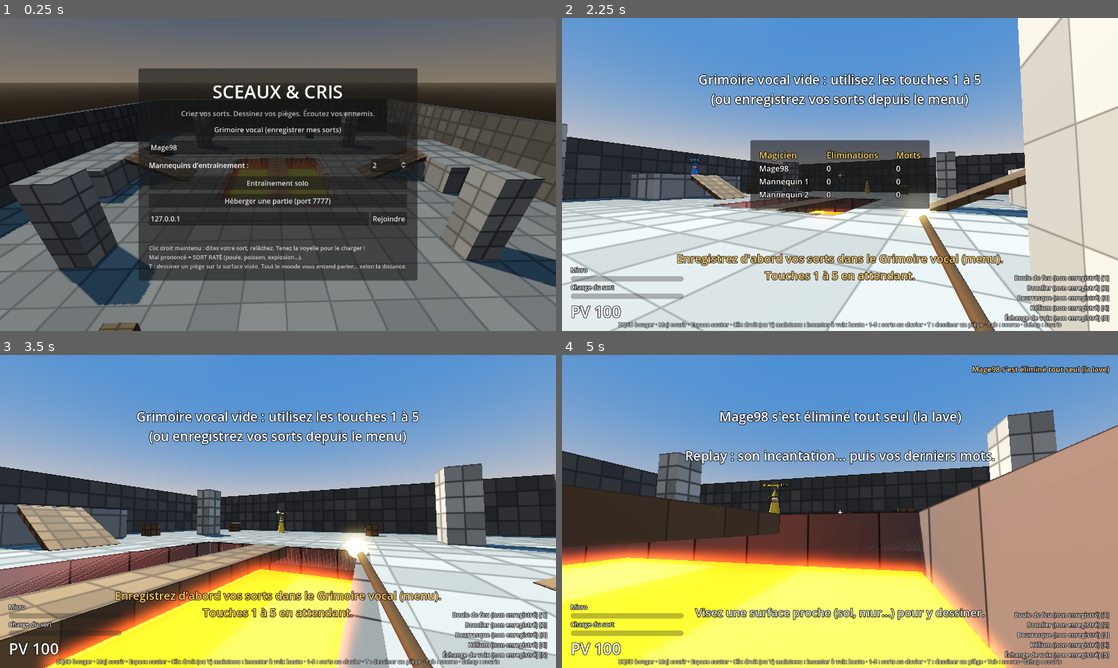
Above: before the commit, frames 1-4 (two rows, left to right).
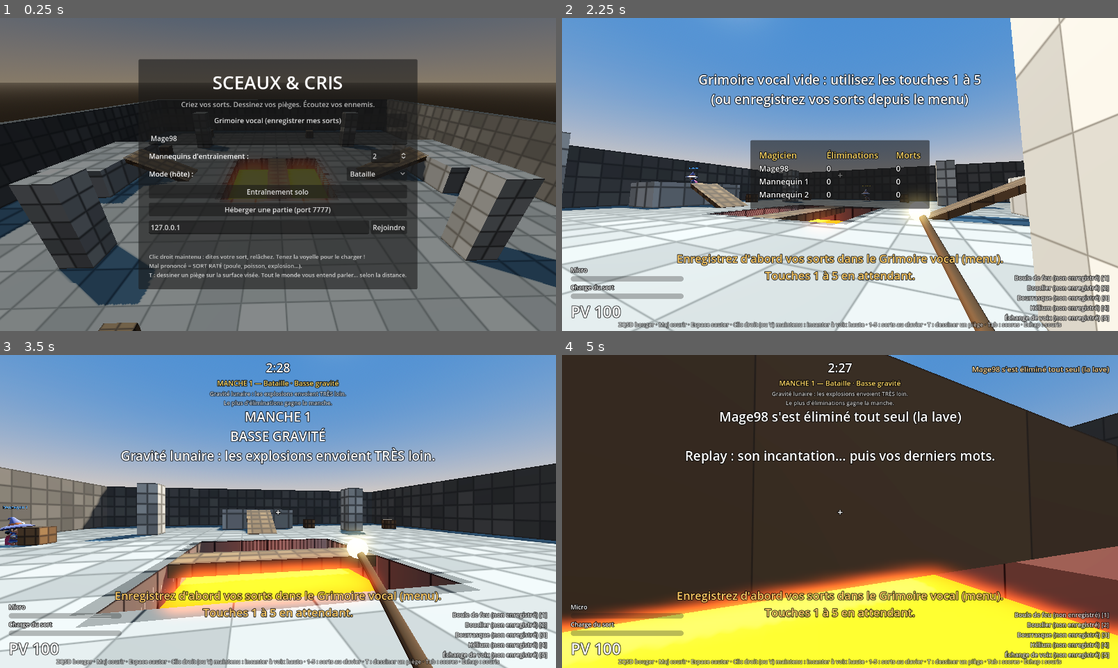
Above: after the commit, the same moments.

Repository: Aikow121/sceaux-et-cris
Game: Godot game, scene res://scenes/main.tscn
Same seed, same stepped clock (60 frames per second), same inputs: the game is played once before the commit and once after it.
Inputs (mouse positions are in pixels of both pictures, inside the frame that each line leads up to):
- Up to frame 1 (0.25 s): no input
- Up to frame 2 (2.25 s): click (940, 174) at 0.5 s, where only the run after the commit has a clickable "Bataille"; click "Entraînement solo" at 1.25 s; move the mouse to (867, 174) at 2.02 s; hold W (move_forward) from 2.03 s (still down); hold Tab (scoreboard) from 2.03 s (still down); tap V (incant) at 2.1 s; click (867, 174) at 2.17 s
- Up to frame 3 (3.5 s): keep holding W (move_forward); tap Space (jump) at 2.27, 3.02 s; move the mouse to (250, 511) at 2.77 s; release Tab (scoreboard) at 2.78 s; tap Tab (scoreboard) at 2.85 s; tap V (incant) at 3.05 s
- Up to frame 4 (5 s): keep holding W (move_forward); move the mouse to (851, 505) at 3.52 s; hold Tab (scoreboard) 3.53-4.28 s; tap T (draw_trap) at 3.6 s; move the mouse to (834, 517) at 4.27 s; tap V (incant) at 4.35 s; click (834, 517) at 4.42 s; tap Space (jump) at 4.52 s

The runs differ from the first frame. In frame 1, 9.9% of the frame differs, in the area x 24-76%, y 13-87%; in frame 2, 16%; in frame 3, 45%; in frame 4, 76%, in the area x 0-100%, y 0-100%.

Commit message:
Mage animé KayKit (CC0), manches à règles loufoques, mode Roi du silence
- Modèle KayKit Adventurers (Mage) teinté par joueur, animations
  (course, saut, incantation, lancer, coup reçu, mort, victoire)
- Manches de 2 min 30 avec règle tirée au sort : Chuchotements, Opéra,
  Grimoire maudit, Basse gravité, Poulailler
- Mode Roi du silence : couronne sur le pont, points par seconde,
  perdue si on parle, lance un sort ou meurt
- Minuteur, bannière de règle et scores de fin de manche

Co-Authored-By: Claude Opus 5.5 <noreply@anthropic.com>
Claude-Session: https://claude.ai/code/session_012MQT2eeXsmiABPAaqaVHRa

Diff:
--- a/scripts/hud.gd
+++ b/scripts/hud.gd
@@ -23,6 +23,12 @@
 var _score: PanelContainer
 var _score_grid: GridContainer
 var _flash: ColorRect
+var _round_title: Label
+var _round_desc: Label
+var _timer: Label
+var _crown_banner: Label
+var _force_scores := 0.0
+var _mode := "bataille"
 
 
 func _ready() -> void:
@@ -101,6 +107,27 @@
 	help.grow_horizontal = Control.GROW_DIRECTION_BOTH
 	help.grow_vertical = Control.GROW_DIRECTION_BEGIN
 
+	var top := VBoxContainer.new()
+	_root.add_child(top)
+	top.set_anchors_and_offsets_preset(Control.PRESET_CENTER_TOP, Control.PRESET_MODE_MINSIZE, 10)
+	top.grow_horizontal = Control.GROW_DIRECTION_BOTH
+	_timer = _label(28)
+	_timer.horizontal_alignment = HORIZONTAL_ALIGNMENT_CENTER
+	top.add_child(_timer)
+	_round_title = _label(16)
+	_round_title.horizontal_alignment = HORIZONTAL_ALIGNMENT_CENTER
+	_round_title.modulate = Color(1, 0.85, 0.4)
+	top.add_child(_round_title)
+	_round_desc = _label(13)
+	_round_desc.horizontal_alignment = HORIZONTAL_ALIGNMENT_CENTER
+	_round_desc.modulate = Color(1, 1, 1, 0.75)
+	top.add_child(_round_desc)
+	_crown_banner = _label(22)
+	_crown_banner.horizontal_alignment = HORIZONTAL_ALIGNMENT_CENTER
+	_crown_banner.modulate = Color(1, 0.85, 0.2)
+	_crown_banner.text = "VOUS PORTEZ LA COURONNE — SILENCE !"
+	top.add_child(_crown_banner)
+
 	_feed = VBoxContainer.new()
 	_feed.custom_minimum_size = Vector2(420, 0)
 	_root.add_child(_feed)
@@ -152,7 +179,12 @@
 	if _center_t <= 0.0:
 		_center.text = ""
 	_pause.visible = Input.mouse_mode != Input.MOUSE_MODE_CAPTURED and not get_parent().draw_ui.is_open()
-	_score.visible = Input.is_action_pressed("scoreboard")
+	_force_scores -= delta
+	_score.visible = Input.is_action_pressed("scoreboard") or _force_scores > 0.0
+	var m: Node = get_parent()
+	var tl: float = m.round_left
+	_timer.text = "%d:%02d" % [int(tl) / 60, int(tl) % 60] if m.round_num > 0 else ""
+	_crown_banner.visible = is_instance_valid(player) and m.crown_holder == String(player.name) and m.mode == "roi"
 	_mic.value = get_parent().voice.level
 	if not is_instance_valid(player):
 		return
@@ -205,18 +237,38 @@
 	get_tree().create_timer(7.0).timeout.connect(l.queue_free)
 
 
-func update_scores(stats: Dictionary) -> void:
+func set_round(title: String, desc: String) -> void:
+	_round_title.text = title
+	_round_desc.text = desc
+
+
+func show_scores_for(t: float) -> void:
+	_force_scores = t
+
+
+func update_scores(stats: Dictionary, mode := "bataille") -> void:
+	_mode = mode
+	_score_grid.columns = 4 if mode == "roi" else 3
 	for c in _score_grid.get_children():
 		c.queue_free()
-	for h in ["Magicien", "Éliminations", "Morts"]:
+	var headers := ["Magicien", "Éliminations", "Morts"]
+	if mode == "roi":
+		headers.append("Points couronne")
+	for h in headers:
 		var l := _label(20)
 		l.text = h
 		l.modulate = Color(1, 0.85, 0.4)
 		_score_grid.add_child(l)
 	var rows := stats.values()
-	rows.sort_custom(func(a, b): return a.kills > b.kills)
+	if mode == "roi":
+		rows.sort_custom(func(a, b): return a.get("points", 0.0) > b.get("points", 0.0))
+	else:
+		rows.sort_custom(func(a, b): return a.kills > b.kills)
 	for s in rows:
-		for v in [s.name, str(s.kills), str(s.deaths)]:
+		var vals := [s.name, str(s.kills), str(s.deaths)]
+		if mode == "roi":
+			vals.append(str(int(s.get("points", 0.0))))
+		for v in vals:
 			var l := _label(18)
 			l.text = v
 			_score_grid.add_child(l)
--- a/scripts/main.gd
+++ b/scripts/main.gd
@@ -8,6 +8,9 @@
 const MAX_CLIENTS := 8
 const RESPAWN_DELAY := 6.0
 const MAX_TRAPS := 3
+const ROUND_TIME := 150.0
+const INTERMISSION := 8.0
+const CROWN_HOME := Vector3(0, 0.45, 0)     # au milieu du pont, au-dessus de la lave !
 const PALETTE := [Color("#d64545"), Color("#3f7fd6"), Color("#e0b030"), Color("#4caf50"),
 	Color("#9c5bd6"), Color("#e07a30"), Color("#d6488f"), Color("#30b8b0")]
 
@@ -25,6 +28,14 @@
 var traps := {}             # id -> Trap
 var last_clip := {}         # magicien -> dernière incantation (16 kHz)
 var in_game := false
+var mode := "bataille"           # bataille | roi
+var rule := "normal"             # règle loufoque de la manche
+var rule_map := {}               # Grimoire maudit : sort prononcé -> sort lancé
+var round_num := 0
+var round_left := 0.0
+var intermission := false
+var crown_holder := ""
+var crown_pos := CROWN_HOME
 
 var _last_attacker := {}    # victime -> [attaquant, heure]
 var _next_id := 1
@@ -40,6 +51,10 @@
 var _buttons: Array = []
 var _menu_cam: Camera3D
 var _orbit := 0.0
+var _mode_opt: OptionButton
+var _crown: Node3D
+var _crown_cd := {}              # magicien -> temps avant de pouvoir reprendre la couronne
+var _stats_sync_t := 0.0
 
 
 func _ready() -> void:
@@ -74,6 +89,7 @@
 	add_child(_menu_cam)
 	_menu_cam.current = true
 	_build_menu()
+	_build_crown()
 	multiplayer.peer_disconnected.connect(_on_peer_disconnected)
 	multiplayer.connected_to_server.connect(_on_connected)
 	multiplayer.connection_failed.connect(_on_connection_failed)
@@ -215,6 +231,17 @@
 	jr.add_child(join)
 	vb.add_child(jr)
 	_buttons = [solo, host, join]
+	var mrow := HBoxContainer.new()
+	var mlabel := Label.new()
+	mlabel.text = "Mode (hôte) :"
+	mlabel.size_flags_horizontal = Control.SIZE_EXPAND_FILL
+	mrow.add_child(mlabel)
+	_mode_opt = OptionButton.new()
+	for k in Spells.MODES:
+		_mode_opt.add_item(Spells.MODES[k][0])
+	mrow.add_child(_mode_opt)
+	vb.add_child(mrow)
+	vb.move_child(mrow, vb.get_child_count() - 4)
 	_status = Label.new()
 	_status.modulate = Color(1, 0.8, 0.4)
 	_status.horizontal_alignment = HORIZONTAL_ALIGNMENT_CENTER
@@ -261,11 +288,13 @@
 
 
 func _start_server() -> void:
+	mode = Spells.MODES.keys()[_mode_opt.selected]
 	_enter_game()
 	_server_add("1", _pname(), false, 1)
 	for i in int(_bots_spin.value):
 		_bot_count += 1
 		_server_add("bot_%d" % _bot_count, "Mannequin %d" % _bot_count, true, 1)
+	get_tree().create_timer(1.0).timeout.connect(_server_round_start)
 
 
 func _enter_game() -> void:
@@ -312,6 +341,8 @@
 
 func _process(delta: float) -> void:
 	_capture_grace = maxf(0.0, _capture_grace - delta)
+	round_left = maxf(0.0, round_left - delta)
+	_update_crown_visual(delta)
 	if not in_game:
 		_orbit += delta * 0.1
 		_menu_cam.position = Vector3(cos(_orbit) * 20.0, 9.0, sin(_orbit) * 20.0)
@@ -321,6 +352,7 @@
 func _physics_process(_delta: float) -> void:
 	if not in_game or not multiplayer.is_server():
 		return
+	_server_round_tick(_delta)
 	var now := Time.get_ticks_msec() / 1000.0
 	for n in players.keys():
 		var p: Wizard = players.get(n)
@@ -391,7 +423,10 @@
 				p.global_position, p.rotation.y, p.hp, p.alive)
 	var sp := _pick_spawn()
 	spawn_player.rpc(node_name, display, is_bot, col, authority, sp, _yaw_to_center(sp), 100, true)
-	stats[node_name] = {"name": display, "kills": 0, "deaths": 0}
+	if authority != 1 and round_num > 0:
+		round_started.rpc_id(authority, round_num, mode, rule, rule_map, round_left)
+		crown_update.rpc_id(authority, crown_holder, crown_pos)
+	stats[node_name] = {"name": display, "kills": 0, "deaths": 0, "points": 0.0}
 	sync_stats.rpc(stats)
 
 
@@ -447,13 +482,14 @@
 @rpc("authority", "call_local", "reliable")
 func sync_stats(s: Dictionary) -> void:
 	stats = s
-	hud.update_scores(stats)
+	hud.update_scores(stats, mode)
 
 
 # ================================================================== Voix
 
 ## Appelé par VoiceSystem à la réception d'un paquet de voix.
 func route_voice(sender: String, samples: PackedFloat32Array) -> void:
+	server_on_speaking(sender)
 	var p: Wizard = players.get(sender)
 	if p == null:
 		return
@@ -494,6 +530,8 @@
 		return
 	power = clampf(power, 0.5, 3.0)
 	dir = dir.normalized()
+	if caster == crown_holder:
+		_server_drop_crown("%s a lancé un sort et perd la couronne !" % p.display_name)
 	if origin.distance_to(p.global_position) > 3.0:
 		origin = p.head.global_position
 	var kind := spell
@@ -522,6 +560,9 @@
 func cast_fx(caster: String, kind: String, power: float, origin: Vector3, dir: Vector3, pid: int, data: PackedByteArray) -> void:
 	if not data.is_empty():
 		last_clip[caster] = VoiceSystem.decode(data)
+	var cp: Wizard = players.get(caster)
+	if cp != null and kind != "misfire":
+		cp.play_action("Spellcast_Shoot", 0.6)
 	if pid > 0:
 		var pr := Projectile.new()
 		pr.main = self
@@ -609,6 +650,8 @@
 	var p: Wizard = players.get(victim)
 	if p == null or not p.alive:
 		return
+	if victim == crown_holder:
+		_server_drop_crown("%s perd la couronne !" % p.display_name)
 	if stats.has(victim):
 		stats[victim].deaths += 1
 	if killer != victim and stats.has(killer):
@@ -629,6 +672,8 @@
 		return
 	if hp < p.hp and p.is_local():
 		hud.flash()
+	if hp < p.hp and hp > 0:
+		p.play_action("Hit_A", 0.4)
 	p.hp = hp
 
 
@@ -636,7 +681,7 @@
 func knockback(n: String, v: Vector3) -> void:
 	var p: Wizard = players.get(n)
 	if p != null and p.is_multiplayer_authority():
-		p.apply_knockback(v)
+		p.apply_knockback(v * (1.8 if rule == "lune" else 1.0))
 
 
 @rpc("authority", "call_local", "reliable")
@@ -859,3 +904,198 @@
 	tw.tween_property(mi, "scale", Vector3.ONE * radius, 0.25)
 	tw.tween_property(m, "albedo_color:a", 0.0, 0.45)
 	tw.chain().tween_callback(mi.queue_free)
+
+
+# ================================================================== Manches et règles loufoques
+
+func gravity_scale() -> float:
+	return 0.4 if rule == "lune" else 1.0
+
+
+func remap_spell(id: String) -> String:
+	return rule_map.get(id, id)
+
+
+func _server_round_start() -> void:
+	if not multiplayer.is_server():
+		return
+	round_num += 1
+	var choices := Spells.RULES.keys()
+	if round_num > 1:
+		choices.erase(rule)
+	var new_rule: String = "normal" if round_num == 1 and players.size() <= 1 else choices.pick_random()
+	var new_map := {}
+	if new_rule == "maudit":
+		var ids := []
+		for sdef in Spells.LIST:
+			ids.append(sdef.id)
+		var shuffled := ids.duplicate()
+		while shuffled == ids:
+			shuffled.shuffle()
+		for i in ids.size():
+			new_map[ids[i]] = shuffled[i]
+	for n in stats:
+		stats[n].kills = 0
+		stats[n].deaths = 0
+		stats[n].points = 0.0
+	for tid in traps.keys():
+		remove_trap.rpc(tid, false)
+	round_started.rpc(round_num, mode, new_rule, new_map, ROUND_TIME)
+	for n in players:
+		var sp := _pick_spawn()
+		respawn_player.rpc(n, sp, _yaw_to_center(sp))
+		if new_rule == "poulailler":
+			set_status.rpc(n, "chicken", 20.0, "")
+	_crown_cd.clear()
+	crown_update.rpc("", CROWN_HOME)
+	sync_stats.rpc(stats)
+
+
+@rpc("authority", "call_local", "reliable")
+func round_started(num: int, m: String, r: String, rmap: Dictionary, time_left: float) -> void:
+	round_num = num
+	mode = m
+	rule = r
+	rule_map = rmap
+	round_left = time_left
+	intermission = false
+	var rd: Array = Spells.RULES[r]
+	var md: Array = Spells.MODES[m]
+	hud.set_round("MANCHE %d — %s · %s" % [num, md[0], rd[0]], "%s\n%s" % [rd[1], md[1]])
+	hud.show_center("MANCHE %d\n%s\n%s" % [num, rd[0].to_upper(), rd[1]], 5.0)
+
+
+func _server_round_tick(delta: float) -> void:
+	if round_num == 0:
+		return
+	if not intermission and round_left <= 0.0:
+		intermission = true
+		var best := ""
+		var best_score := -INF
+		for n in stats:
+			var sc: float = stats[n].points if mode == "roi" else stats[n].kills * 100.0 - stats[n].deaths
+			if sc > best_score:
+				best_score = sc
+				best = n
+		round_ended.rpc(best)
+		get_tree().create_timer(INTERMISSION).timeout.connect(_server_round_start)
+		return
+	if intermission or mode != "roi":
+		return
+	# Roi du silence : ramassage et points
+	for k in _crown_cd.keys():
+		_crown_cd[k] -= delta
+		if _crown_cd[k] <= 0.0:
+			_crown_cd.erase(k)
+	if crown_holder == "":
+		for n in players:
+			var p: Wizard = players[n]
+			if p.alive and not _crown_cd.has(n) and p.global_position.distance_to(crown_pos) < 1.4:
+				crown_update.rpc(n, crown_pos)
+				feed.rpc("%s prend la couronne… chut !" % p.display_name)
+				break
+	elif stats.has(crown_holder):
+		stats[crown_holder].points += delta
+	_stats_sync_t -= delta
+	if _stats_sync_t <= 0.0:
+		_stats_sync_t = 1.0
+		sync_stats.rpc(stats)
+
+
+@rpc("authority", "call_local", "reliable")
+func round_ended(winner: String) -> void:
+	intermission = true
+	round_left = 0.0
+	var w: Wizard = players.get(winner)
+	var wname := w.display_name if w != null else "Personne"
+	hud.show_center("FIN DE LA MANCHE\n%s gagne !\n\nProchaine manche dans %d s…" % [wname, int(INTERMISSION)], INTERMISSION)
+	hud.show_scores_for(INTERMISSION)
+	if w != null:
+		w.play_action("Cheer", INTERMISSION)
+
+
+# ================================================================== Roi du silence
+
+## Appelé quand un magicien parle (voix reçue par le serveur, ou voix de l'hôte).
+func server_on_speaking(n: String) -> void:
+	if multiplayer.is_server() and mode == "roi" and n == crown_holder and crown_holder != "":
+		_server_drop_crown("%s a parlé… et perd la couronne !" % _dname(n))
+
+
+## Appelé par VoiceSystem quand le joueur local parle.
+func on_local_voice_activity() -> void:
+	if in_game and multiplayer.is_server():
+		server_on_speaking(str(multiplayer.get_unique_id()))
+
+
+func _server_drop_crown(msg: String) -> void:
+	if crown_holder == "":
+		return
+	var p: Wizard = players.get(crown_holder)
+	var pos := CROWN_HOME
+	if p != null:
+		pos = p.global_position + Vector3.DOWN * 0.45
+		if absf(pos.x) < Arena.PIT + 0.5 and absf(pos.z) < Arena.PIT + 0.5 and (absf(pos.z) > 1.1 or pos.y < -0.5):
+			pos = CROWN_HOME   # tombée dans la lave : elle revient sur le pont
+	_crown_cd[crown_holder] = 2.0
+	crown_update.rpc("", pos)
+	feed.rpc(msg)
+
+
+@rpc("authority", "call_local", "reliable")
+func crown_update(holder: String, pos: Vector3) -> void:
+	crown_holder = holder
+	crown_pos = pos
+	var lp := local_player()
+	if lp != null and holder == String(lp.name):
+		hud.show_center("Vous avez la couronne !\nNE DITES PLUS UN MOT.", 3.0)
+
+
+func _build_crown() -> void:
+	_crown = Node3D.new()
+	add_child(_crown)
+	var gold := StandardMaterial3D.new()
+	gold.albedo_color = Color("#ffcc33")
+	gold.metallic = 0.9
+	gold.roughness = 0.25
+	gold.emission_enabled = true
+	gold.emission = Color("#ffb000")
+	gold.emission_energy_multiplier = 0.6
+	var ring := MeshInstance3D.new()
+	var cm := CylinderMesh.new()
+	cm.top_radius = 0.3
+	cm.bottom_radius = 0.3
+	cm.height = 0.18
+	ring.mesh = cm
+	ring.material_override = gold
+	_crown.add_child(ring)
+	for i in 5:
+		var spike := MeshInstance3D.new()
+		var sm := CylinderMesh.new()
+		sm.top_radius = 0.0
+		sm.bottom_radius = 0.08
+		sm.height = 0.22
+		spike.mesh = sm
+		spike.material_override = gold
+		var a := i * TAU / 5.0
+		spike.position = Vector3(cos(a) * 0.26, 0.19, sin(a) * 0.26)
+		_crown.add_child(spike)
+	var l := OmniLight3D.new()
+	l.light_color = Color("#ffd060")
+	l.light_energy = 1.5
+	l.omni_range = 4.0
+	_crown.add_child(l)
+	_crown.visible = false
+
+
+func _update_crown_visual(delta: float) -> void:
+	_crown.visible = in_game and mode == "roi" and round_num > 0
+	if not _crown.visible:
+		return
+	var holder: Wizard = players.get(crown_holder)
+	if holder != null and holder.alive:
+		_crown.global_position = holder.global_position + Vector3.UP * (1.25 if not holder.is_local() else 3.0)
+		_crown.visible = not holder.is_local()
+	else:
+		_crown.global_position = crown_pos + Vector3.UP * (0.15 + sin(Time.get_ticks_msec() / 400.0) * 0.08)
+	_crown.rotate_y(delta * 1.5)
--- a/scripts/spells.gd
+++ b/scripts/spells.gd
@@ -15,6 +15,8 @@
 	{"id": "swap", "word": "Mutatio", "name": "Échange de voix", "cooldown": 8.0,
 		"desc": "Malédiction : vous et la cible échangez vos voix (20 s)."},
 ]
+
+const WHISPER_MAX := 0.3   # volume max pour la règle « Chuchotements »
 
 const MISFIRES := ["chicken", "backfire", "fish", "helium_self"]
 const MISFIRE_TEXT := {
@@ -36,3 +38,19 @@
 static func power_from_voice(duration: float, level: float) -> float:
 	var p := clampf(0.7 + (duration - 0.45) * 0.9, 0.7, 3.0)
 	return p * lerpf(0.8, 1.25, clampf(level, 0.0, 1.0))
+
+
+## Règles loufoques tirées au sort à chaque manche : id -> [titre, description]
+const RULES := {
+	"normal": ["Règles normales", "Que le meilleur magicien gagne."],
+	"chuchotements": ["Chuchotements", "Seuls les sorts MURMURÉS marchent. Criez et c'est raté !"],
+	"opera": ["Opéra", "Chantez ! Tenez la note : sort court = raté, sort long = énorme."],
+	"maudit": ["Grimoire maudit", "Les sorts sont mélangés en secret ! Quel mot fait quoi ?"],
+	"lune": ["Basse gravité", "Gravité lunaire : les explosions envoient TRÈS loin."],
+	"poulailler": ["Poulailler", "Tout le monde commence en poule pendant 20 secondes."],
+}
+
+const MODES := {
+	"bataille": ["Bataille", "Le plus d'éliminations gagne la manche."],
+	"roi": ["Roi du silence", "Prenez la couronne et gardez-la… SANS PARLER. 1 point par seconde."],
+}
--- a/scripts/voice.gd
+++ b/scripts/voice.gd
@@ -133,9 +133,11 @@
 	if rms > GATE:
 		_hang = HANGOVER
 	else:
-		_hang -= float(PACKET) / RATE
+		_hang = maxf(0.0, _hang - float(PACKET) / RATE)
 	if _hang <= 0.0 or not transmit:
 		return
+	if main != null:
+		main.on_local_voice_activity()
 	if main == null or not main.in_game or multiplayer.get_peers().is_empty():
 		return
 	voice_packet.rpc(encode(chunk))
--- a/scripts/wizard.gd
+++ b/scripts/wizard.gd
@@ -13,6 +13,9 @@
 const MOUSE_SENS := 0.0022
 const PITCH_MAX := 1.55
 const HEAD_Y := 0.6
+const MAGE_SCENE := preload("res://assets/kaykit/Mage.glb")   # KayKit (CC0) — Kay Lousberg
+const MODEL_SCALE := 0.72
+const LOOPING := ["Idle", "Running_A", "Walking_A", "Walking_Backwards", "Jump_Idle", "Spellcasting", "Cheer"]
 
 var main: Node
 var display_name := "Magicien"
@@ -35,6 +38,11 @@
 
 var _shape: CollisionShape3D
 var _wizard_vis: Node3D
+var _model: Node3D
+var _anim: AnimationPlayer
+var _anim_lock := 0.0
+var _remote_vel := Vector3.ZERO
+var _last_pos := Vector3.ZERO
 var _chicken_vis: Node3D
 var _label: Label3D
 var _speak_label: Label3D
@@ -202,25 +210,60 @@
 
 
 func _build_wizard() -> void:
+	# Modèle animé KayKit, robe et chapeau teintés à la couleur du joueur
 	_wizard_vis = Node3D.new()
 	add_child(_wizard_vis)
-	var robe := _cylinder(0.45, 1.3, color, 0.24)
-	robe.position.y = -0.25
-	_wizard_vis.add_child(robe)
-	var face := _sphere(0.22, Color("#f1c9a5"))
-	face.position.y = HEAD_Y
-	_wizard_vis.add_child(face)
-	var beard := _cylinder(0.16, 0.35, Color(0.92, 0.92, 0.92), 0.02)
-	beard.rotation_degrees.x = 180
-	beard.position = Vector3(0, HEAD_Y - 0.22, -0.12)
-	_wizard_vis.add_child(beard)
-	var brim := _cylinder(0.42, 0.04, color.darkened(0.35))
-	brim.position.y = HEAD_Y + 0.17
-	_wizard_vis.add_child(brim)
-	var hat := _cylinder(0.27, 0.6, color.darkened(0.35), 0.0)
-	hat.position.y = HEAD_Y + 0.48
-	hat.rotation_degrees.x = -12
-	_wizard_vis.add_child(hat)
+	_model = MAGE_SCENE.instantiate()
+	_model.scale = Vector3.ONE * MODEL_SCALE
+	_model.position.y = -0.9
+	_model.rotation.y = PI            # le modèle regarde vers +Z
+	_wizard_vis.add_child(_model)
+	for hidden in ["2H_Staff", "Spellbook", "Spellbook_open"]:
+		var n := _model.find_child(hidden, true, false)
+		if n:
+			n.visible = false
+	for part in ["Mage_Body", "Mage_Cape", "Mage_Hat"]:
+		var mi := _model.find_child(part, true, false) as MeshInstance3D
+		if mi and mi.mesh:
+			var m := (mi.mesh.surface_get_material(0) as StandardMaterial3D).duplicate() as StandardMaterial3D
+			m.albedo_color = color.lightened(0.25)
+			mi.material_override = m
+	_anim = _model.find_child("AnimationPlayer", true, false)
+	for a in LOOPING:
+		if _anim.has_animation(a):
+			_anim.get_animation(a).loop_mode = Animation.LOOP_LINEAR
+	_anim.play("Idle")
+
+
+## Joue une animation ponctuelle (lancer de sort, coup reçu…)
+func play_action(anim_name: String, lock := 0.5) -> void:
+	if _anim == null or not _anim.has_animation(anim_name):
+		return
+	_anim.play(anim_name, 0.1)
+	_anim_lock = lock
+
+
+func _update_animation(delta: float) -> void:
+	if _anim == null or not _wizard_vis.visible:
+		return
+	_anim_lock -= delta
+	if _anim_lock > 0.0:
+		return
+	var vel := velocity if is_multiplayer_authority() else _remote_vel
+	var flat := Vector3(vel.x, 0, vel.z)
+	var local_v := global_transform.basis.inverse() * flat
+	var want := "Idle"
+	if incanting or _key_spell != "":
+		want = "Spellcasting"
+	elif absf(vel.y) > 2.5:
+		want = "Jump_Idle"
+	elif flat.length() > 0.8:
+		if local_v.z > 0.5 and absf(local_v.z) > absf(local_v.x):
+			want = "Walking_Backwards"
+		else:
+			want = "Running_A" if flat.length() > 4.0 else "Walking_A"
+	if _anim.current_animation != want:
+		_anim.play(want, 0.15)
 
 
 func _build_chicken() -> void:
@@ -360,7 +403,7 @@
 		if wish != Vector3.ZERO:
 			var add := clampf(speed - horiz.dot(wish), 0.0, AIR_ACCEL * delta)
 			horiz += wish * add
-		velocity.y -= GRAVITY * delta
+		velocity.y -= GRAVITY * main.gravity_scale() * delta
 	velocity.x = horiz.x
 	velocity.z = horiz.z
 	move_and_slide()
@@ -376,7 +419,7 @@
 		if jump:
 			velocity.y = JUMP
 	else:
-		velocity.y -= GRAVITY * delta
+		velocity.y -= GRAVITY * main.gravity_scale() * delta
 	velocity.x = horiz.x
 	velocity.z = horiz.z
 	if wish.length() > 0.1:
@@ -422,7 +465,7 @@
 				var power := clampf(0.7 + _key_t, 0.7, 2.7)
 				_key_spell = ""
 				incant_charge = 0.0
-				cast_spell(Spells.LIST[i].id, power, PackedFloat32Array())
+				cast_spell(main.remap_spell(Spells.LIST[i].id), power, PackedFloat32Array())
 
 
 func _finish_incantation(cancel: bool) -> void:
@@ -436,10 +479,21 @@
 		main.hud.show_result("… (rien entendu)", Color(0.8, 0.8, 0.8))
 		return
 	var res: Dictionary = main.recognizer.classify(info.feat)
-	if res.ok:
-		cast_spell(res.id, Spells.power_from_voice(info.duration, info.level), clip)
-	else:
+	if not res.ok:
 		misfire(clip)
+		return
+	var power := Spells.power_from_voice(info.duration, info.level)
+	match main.rule:
+		"chuchotements":
+			if info.level > Spells.WHISPER_MAX:
+				misfire(clip, "Trop fort ! (volume %d %%) Il fallait chuchoter…" % int(info.level * 100))
+				return
+		"opera":
+			if info.duration < 0.9:
+				misfire(clip, "Trop court ! Ici, il faut CHANTER et tenir la note…")
+				return
+			power *= 1.5
+	cast_spell(main.remap_spell(res.id), power, clip)
 
 
 func cast_spell(id: String, power: float, clip: PackedFloat32Array) -> void:
@@ -458,9 +512,9 @@
 	main.request_cast(String(name), id, power, _wand_tip.global_position, dir, "", clip)
 
 
-func misfire(clip: PackedFloat32Array) -> void:
+func misfire(clip: PackedFloat32Array, reason := "") -> void:
 	var kind: String = Spells.MISFIRES.pick_random()
-	main.hud.show_result(Spells.MISFIRE_TEXT[kind], Color(1, 0.5, 0.4))
+	main.hud.show_result((reason + "\n" if reason != "" else "") + Spells.MISFIRE_TEXT[kind], Color(1, 0.5, 0.4))
 	main.request_cast(String(name), "", 0.7, _wand_tip.global_position, -camera.global_transform.basis.z, kind, clip)
 
 
@@ -481,8 +535,8 @@
 		return
 	var chicken := has_status("chicken")
 	_chicken_vis.visible = alive and chicken and not is_local()
-	_wizard_vis.visible = alive and not chicken and not is_local()
-	_wand.visible = alive and not chicken
+	_wizard_vis.visible = not chicken and not is_local() and (alive or _anim_lock > 0.0)
+	_wand.visible = alive and not chicken and is_local()
 	_label.visible = alive and not is_local()
 	_shield_vis.visible = alive and has_status("shield")
 	_cage_vis.visible = alive and has_status("cage")
@@ -496,7 +550,13 @@
 	velocity = Vector3.ZERO
 	statuses.clear()
 	_shape.set_deferred("disabled", true)
+	if not is_local():
+		play_action("Death_A", 2.5)
+		_anim.queue("Death_A_Pose")
 	_refresh_visuals()
+	get_tree().create_timer(2.5).timeout.connect(func():
+		if is_instance_valid(self) and not alive:
+			_wizard_vis.visible = false)
 
 
 func respawn(pos: Vector3, yaw: float) -> void:
@@ -510,6 +570,7 @@
 	head.rotation.x = 0.0
 	_net_xform = global_transform
 	_shape.set_deferred("disabled", false)
+	_anim_lock = 0.0
 	_refresh_visuals()
 
 
@@ -530,6 +591,10 @@
 		var t := clampf(delta * 18.0, 0.0, 1.0)
 		global_transform = global_transform.interpolate_with(_net_xform, t)
 		head.rotation.x = lerpf(head.rotation.x, _net_pitch, t)
+	if delta > 0.0:
+		_remote_vel = _remote_vel.lerp((global_position - _last_pos) / delta, clampf(delta * 10.0, 0.0, 1.0))
+		_last_pos = global_position
+	_update_animation(delta)
 	# Durée des états (localement chez tout le monde)
 	var changed := false
 	for k in statuses.keys():
Not shown, added: assets/kaykit/LICENSE_KayKit.txt
Binary file added: assets/kaykit/Mage.glb
Binary file added: assets/kaykit/mage_texture.png
